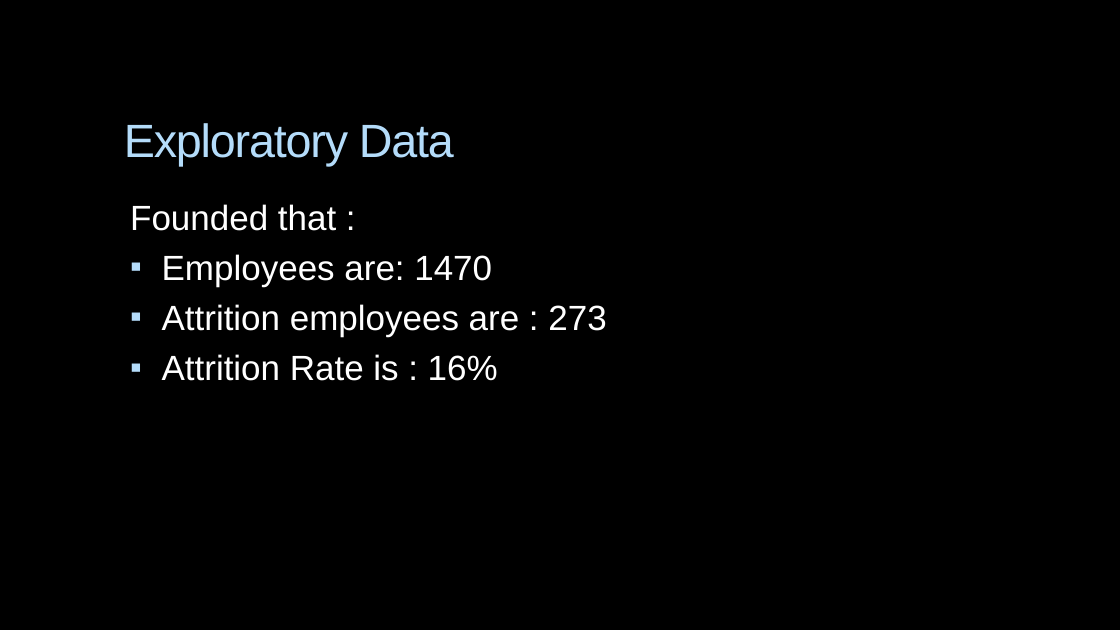
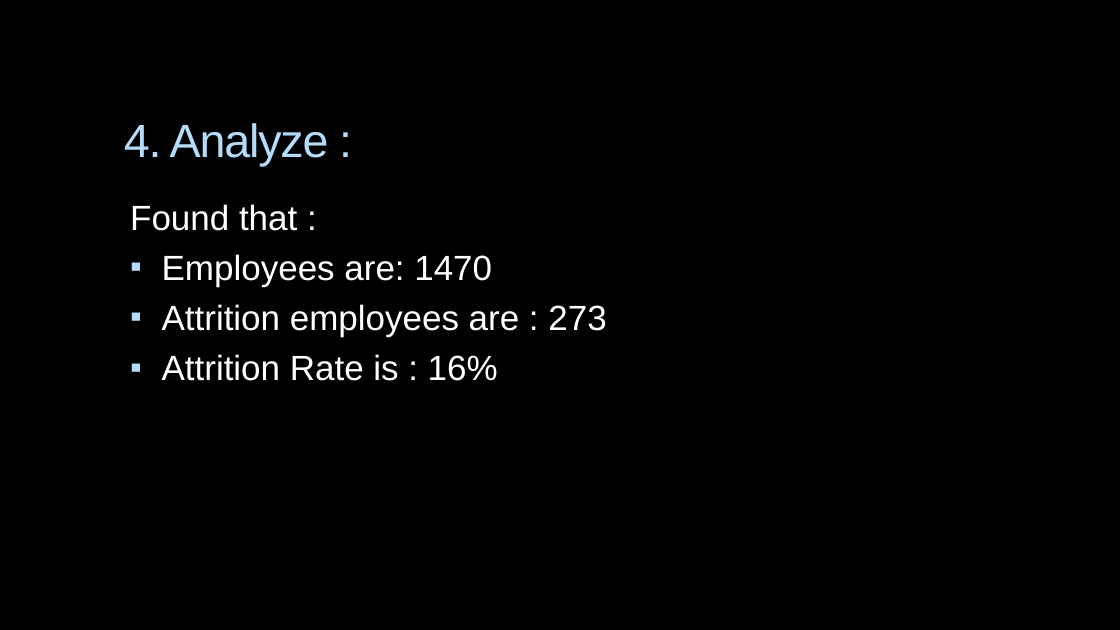
Before and after one commit to aya1fouad/Power_BI_Dashboards, a slide deck: slide 9 of Anayzing_IBM_HR_Employee_Attrition/HR Employees Attrition.pptx (slide 8 before the commit). Drawn at 1120x630 pixels with LibreOffice and Linux fonts; fonts in the diff are those of the drawing; background and template pictures are left out. Boxes give left, top, right and bottom in pixels: in the first picture for what was removed or moved away, otherwise in the second. Text is boxed around its words. In the diff, an @@ line names an element or a change of style, - is before the commit and + after.

```diff
--- a/Anayzing_IBM_HR_Employee_Attrition/HR Employees Attrition.pptx
+++ b/Anayzing_IBM_HR_Employee_Attrition/HR Employees Attrition.pptx
@@ title at (x1=124, y1=123, x2=329, y2=167): text changed @@
-Exploratory Data
+4. Analyze :
@@ text at (x1=130, y1=204, x2=297, y2=231): text changed @@
-Founded that :
+Found that :
```
Also in this commit, not shown: 17 other slides changed, 1 slide added, 1 other file.
